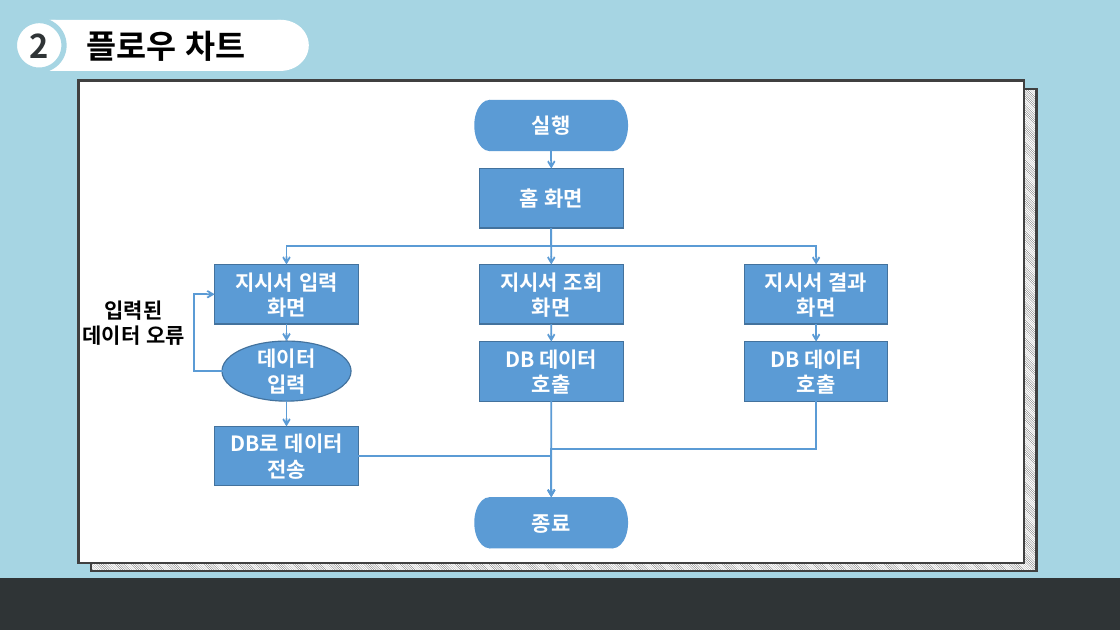
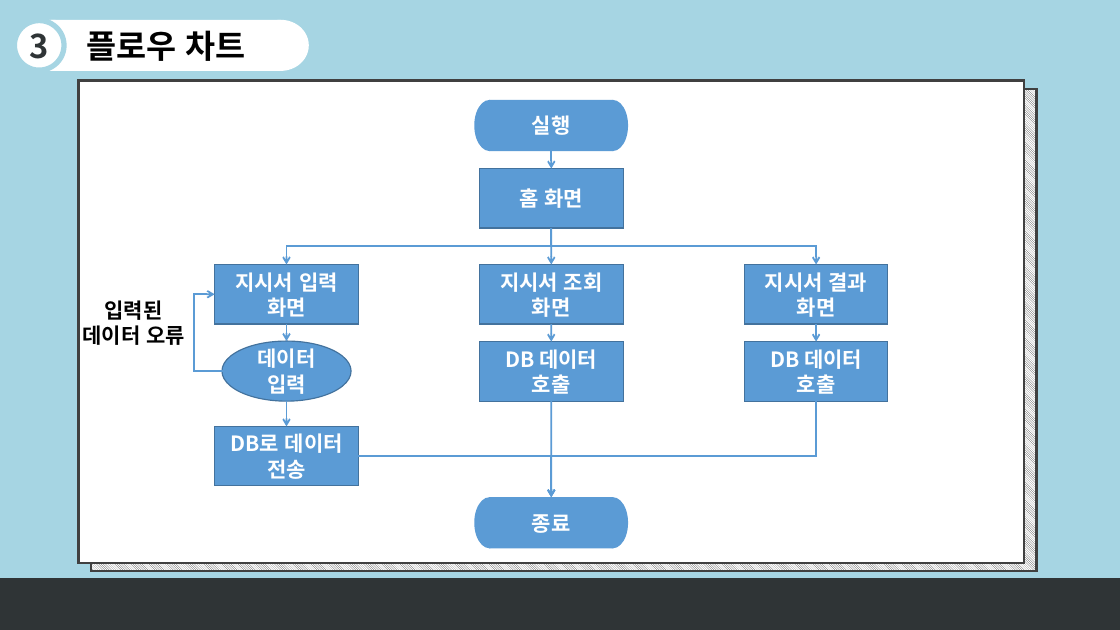
Before and after one commit to sjin9696/Aduino_C_sharp_1Team, a slide deck: slide 12 of 문서자료/발표자료.pptx (slide 9 before the commit). Drawn at 1120x630 pixels with LibreOffice and Linux fonts; fonts in the diff are those of the drawing. Boxes give left, top, right and bottom in pixels: in the first picture for what was removed or moved away, otherwise in the second. Text is boxed around its words. In the diff, an @@ line names an element or a change of style, - is before the commit and + after.

```diff
--- a/문서자료/발표자료.pptx
+++ b/문서자료/발표자료.pptx
@@ text in ellipse at (30, 33, 49, 67): text changed @@
-2
+3
@@ elbow arrow (817, 402) - (551, 497): route changed @@
```
Also in this commit, not shown: 7 other slides changed, 3 slides added.
